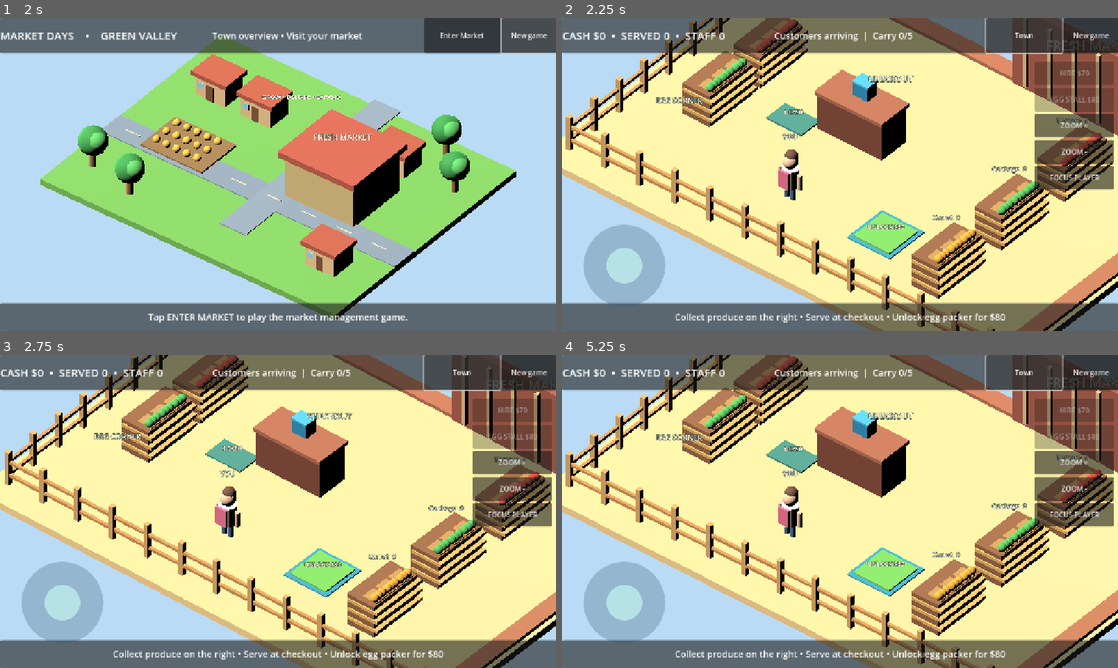
Above: before the commit, frames 1-4 (two rows, left to right).
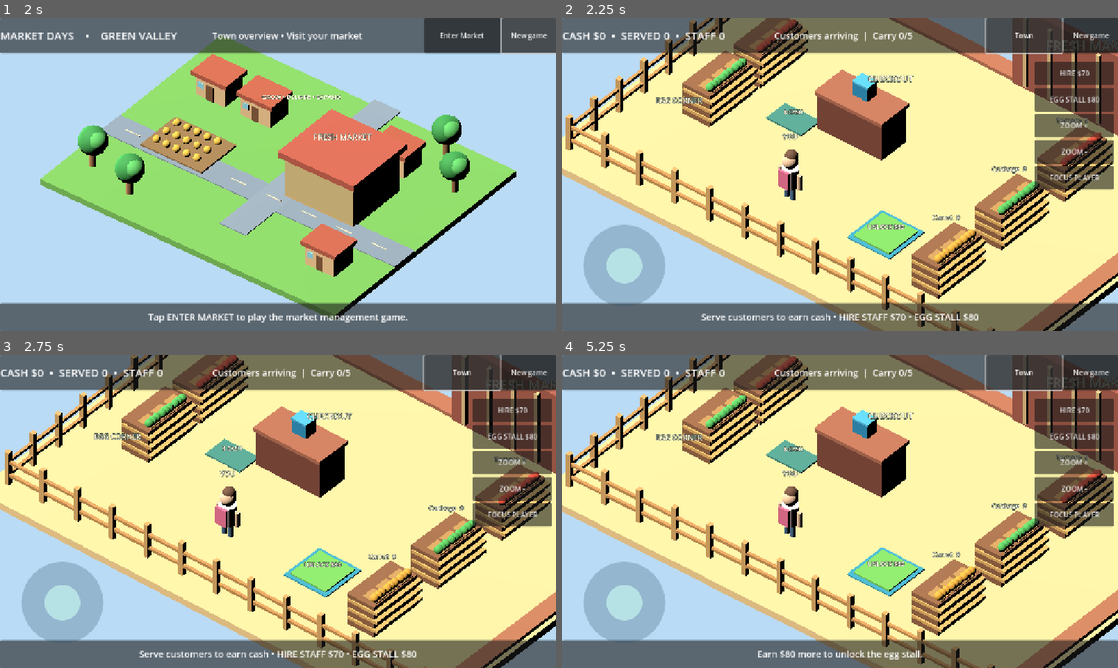
Above: after the commit, the same moments.

Repository: challaharshavardhan/BusinessWorld
Game: Godot game, scene res://main.tscn
Same seed, same stepped clock (60 frames per second), same inputs: the game is played once before the commit and once after it.
Inputs (mouse positions are in pixels of both pictures, inside the frame that each line leads up to):
- Up to frame 1 (2 s): click "New game" at 0.5 s; click "New game" at 1.25 s
- Up to frame 2 (2.25 s): click "Enter Market" at 2 s
- Up to frame 3 (2.75 s): no input
- Up to frame 4 (5.25 s): click (1073, 411) at 2.75 s, where only the run after the commit has a clickable "HIRE $70"; click (1073, 436) at 3.5 s, where only the run after the commit has a clickable "EGG STALL $80"; click "Town" at 4.25 s; click "Enter Market" at 5 s

Frame 1 is identical in both runs. In frame 2, 2.7% of the frame differs, in the area x 20-100%, y 14-98%; in frame 3, 2.7%; in frame 4, 2.7%.

Commit message:
Keep hire and egg buttons tappable and explain insufficient cash

Diff:
--- a/scripts/market_days.gd
+++ b/scripts/market_days.gd
@@ -287,7 +287,10 @@
 
 func _hire_worker() -> void:
     var price := 70 + 60 * workers_hired
-    if play_mode != "market" or workers_hired >= 3 or cash < price:
+    if play_mode != "market" or workers_hired >= 3:
+        return
+    if cash < price:
+        _say("Earn $%d more at checkout to hire your worker." % (price - cash))
         return
     cash -= price
     workers_hired += 1
@@ -297,7 +300,10 @@
     _refresh_ui()
 
 func _unlock_eggs() -> void:
-    if play_mode != "market" or machine_unlocked or cash < 80:
+    if play_mode != "market" or machine_unlocked:
+        return
+    if cash < 80:
+        _say("Earn $%d more to unlock the egg stall." % (80 - cash))
         return
     cash -= 80
     machine_unlocked = true
@@ -474,9 +480,9 @@
         return
     headline.text = "CASH $%d  •  SERVED %d  •  STAFF %d" % [cash, served, workers_hired]
     if hire_button != null:
-        hire_button.disabled = workers_hired >= 3 or cash < 70 + 60 * workers_hired
+        hire_button.disabled = workers_hired >= 3
         hire_button.text = "STAFF MAX" if workers_hired >= 3 else "HIRE $%d" % (70 + 60 * workers_hired)
-        egg_button.disabled = machine_unlocked or cash < 80
+        egg_button.disabled = machine_unlocked
         egg_button.text = "EGGS READY" if machine_unlocked else "EGG STALL $80"
     if customer_queue.size() > 0:
         var wanted: int = int(customer_queue[0]["kind"])
@@ -486,7 +492,7 @@
     if toast_timer > 0.0:
         tip.text = floating_message
     elif not machine_unlocked:
-        tip.text = "Collect produce on the right • Serve at checkout • Unlock egg packer for $80"
+        tip.text = "Serve customers to earn cash • HIRE STAFF $70 • EGG STALL $80"
     else:
         tip.text = "Collect stock • Serve waiting customers • Keep growing your shop"
 
